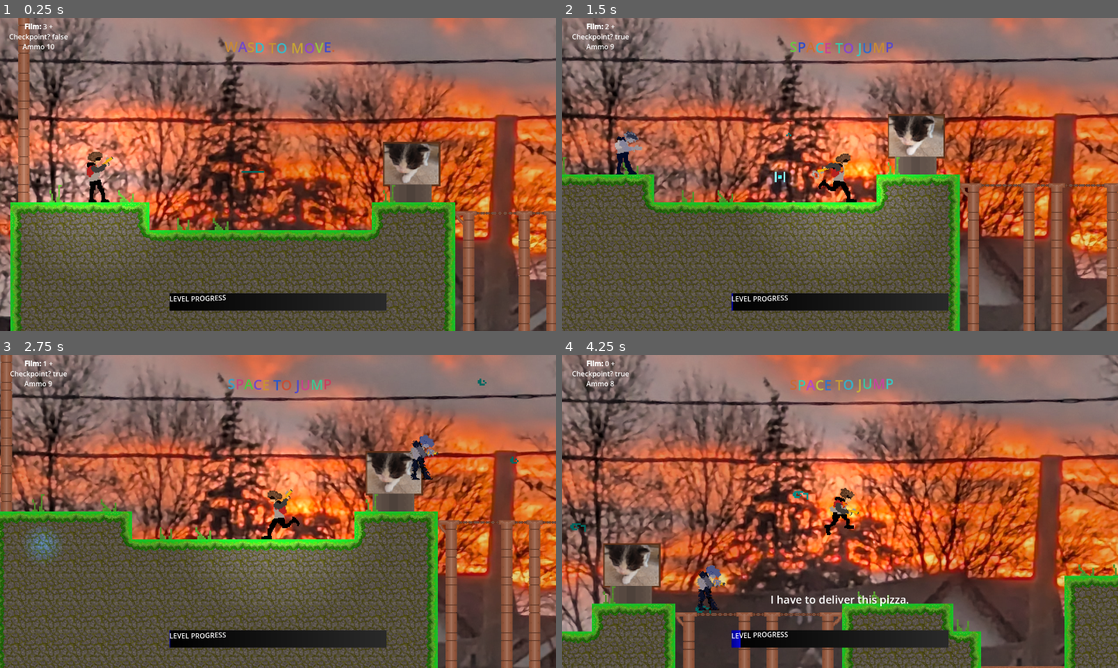
Above: before the commit, frames 1-4 (two rows, left to right).
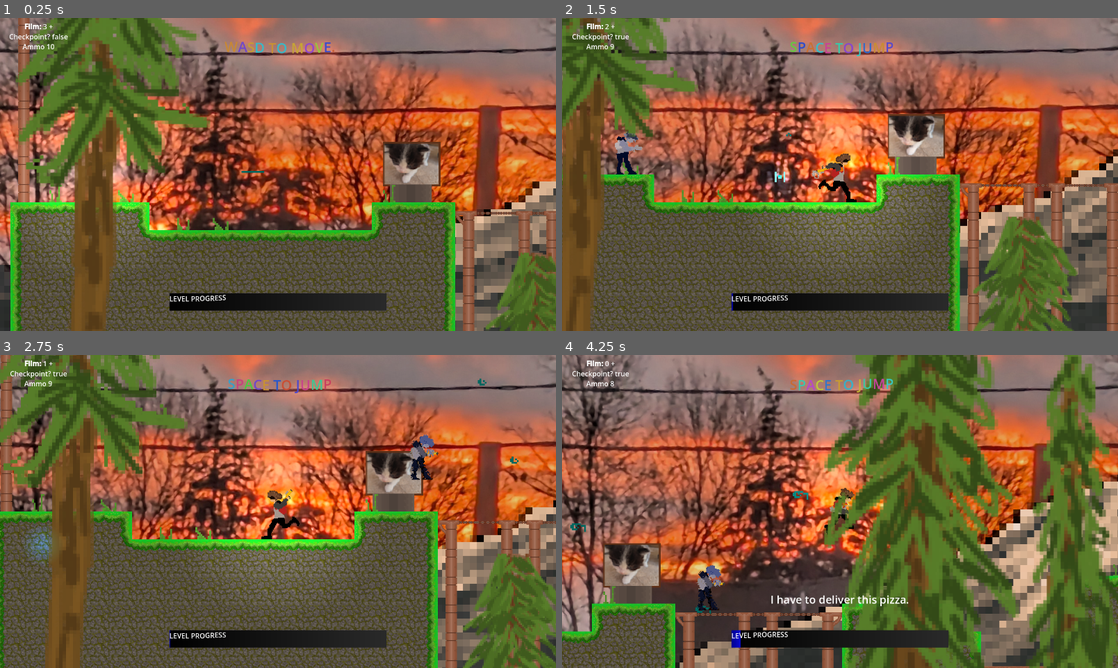
Above: after the commit, the same moments.

Repository: Kamedeco/HAVEN_JAW
Game: Godot game, scene res://scenes/world.tscn
Same seed, same stepped clock (60 frames per second), same inputs: the game is played once before the commit and once after it.
Inputs (mouse positions are in pixels of both pictures, inside the frame that each line leads up to):
- Up to frame 1 (0.25 s): no input
- Up to frame 2 (1.5 s): move the mouse to (962, 158) at 0.52 s; hold D (Right) from 0.53 s (still down); right-click (962, 158) at 0.6 s; tap Space (Jump) at 0.77 s; move the mouse to (728, 190) at 1.27 s; click (728, 190) at 1.35 s
- Up to frame 3 (2.75 s): tap Space (Jump) at 1.52 s; move the mouse to (333, 442) at 2.02 s; release D (Right) at 2.03 s; hold A (Left) from 2.03 s (still down); right-click (333, 442) at 2.1 s
- Up to frame 4 (4.25 s): move the mouse to (812, 574) at 2.77 s; release A (Left) at 2.78 s; hold D (Right) from 2.78 s (still down); click (812, 574) at 2.85 s; tap Space (Jump) at 3.02, 3.77 s; move the mouse to (1006, 558) at 3.52 s; right-click (1006, 558) at 3.6 s

The runs differ from the first frame. In frame 1, 51% of the frame differs, in the area x 0-100%, y 0-100%; in frame 2, 46%; in frame 3, 45%; in frame 4, 68%.

Commit message:
a

Diff:
--- a/scenes/world.tscn
+++ b/scenes/world.tscn
@@ -15,7 +15,12 @@
 [ext_resource type="Texture2D" uid="uid://bdm3d8reqw85w" path="res://Tile sets/CAT.png" id="13_jhx03"]
 [ext_resource type="AudioStream" uid="uid://btsosfijmft4a" path="res://assets/haven_sounds/Haven OST.mp3" id="14_o8fc1"]
 [ext_resource type="PackedScene" uid="uid://mxm4ogiqlneu" path="res://scenes/enemies.tscn" id="15_xo05s"]
+[ext_resource type="AudioStream" uid="uid://bt1xw3hbf65o2" path="res://assets/haven_sounds/haven_extended.mp3" id="16_7iits"]
 [ext_resource type="PackedScene" uid="uid://dwk28gyu3uu2j" path="res://scenes/WIND.tscn" id="16_dss4m"]
+[ext_resource type="Texture2D" uid="uid://buxy7jd45xvj0" path="res://assets/treesForeground2.png" id="17_7t5mc"]
+[ext_resource type="Texture2D" uid="uid://c71ctofkcy4rm" path="res://assets/treesForeground.png" id="18_lakw3"]
+[ext_resource type="Texture2D" uid="uid://rb5ib0eqi0u6" path="res://assets/forestback.png" id="19_pm21f"]
+[ext_resource type="Texture2D" uid="uid://dwdafn4a2ar88" path="res://assets/Firefly_RemoveBackground.png" id="20_2lf6f"]
 
 [sub_resource type="TileSetAtlasSource" id="TileSetAtlasSource_k0juu"]
 texture = ExtResource("4_k0juu")
@@ -3395,7 +3400,7 @@
 
 [node name="Parallax2D" type="Parallax2D" parent="." unique_id=1423774367]
 z_index = -4
-scroll_scale = Vector2(0.05, 0.05)
+scroll_scale = Vector2(0.02, 0.02)
 
 [node name="Sprite2D" type="Sprite2D" parent="Parallax2D" unique_id=494937965]
 position = Vector2(755, 632)
@@ -3426,7 +3431,7 @@
 autoplay = true
 
 [node name="AudioStreamPlayer" type="AudioStreamPlayer" parent="." unique_id=199458156]
-stream = ExtResource("14_o8fc1")
+stream = ExtResource("16_7iits")
 autoplay = true
 
 [node name="enemy" parent="." unique_id=1274718360 instance=ExtResource("15_xo05s")]
@@ -3442,5 +3447,160 @@
 
 [node name="AnimatedSprite2D5" parent="." unique_id=1910910730 instance=ExtResource("16_dss4m")]
 
+[node name="Parallax2D2" type="Parallax2D" parent="." unique_id=513587749]
+scroll_scale = Vector2(1.3, 1.3)
+
+[node name="Sprite2D" type="Sprite2D" parent="Parallax2D2" unique_id=1194680337]
+z_index = 1
+position = Vector2(67, 162)
+scale = Vector2(2, 2)
+texture = ExtResource("17_7t5mc")
+
+[node name="Sprite2D2" type="Sprite2D" parent="Parallax2D2" unique_id=77927915]
+z_index = 1
+position = Vector2(695, 245)
+scale = Vector2(2, 2)
+texture = ExtResource("17_7t5mc")
+
+[node name="Sprite2D3" type="Sprite2D" parent="Parallax2D2" unique_id=1181725830]
+z_index = 1
+position = Vector2(1320, 135)
+scale = Vector2(2, 2)
+texture = ExtResource("17_7t5mc")
+
+[node name="Sprite2D4" type="Sprite2D" parent="Parallax2D2" unique_id=750499130]
+z_index = 1
+position = Vector2(1569, 176)
+scale = Vector2(2, 2)
+texture = ExtResource("17_7t5mc")
+
+[node name="Sprite2D5" type="Sprite2D" parent="Parallax2D2" unique_id=2078078572]
+z_index = 1
+position = Vector2(3406, 148)
+scale = Vector2(2, 2)
+texture = ExtResource("17_7t5mc")
+
+[node name="Sprite2D6" type="Sprite2D" parent="Parallax2D2" unique_id=1661033159]
+z_index = 1
+position = Vector2(3630, 224)
+scale = Vector2(2, 2)
+texture = ExtResource("17_7t5mc")
+
+[node name="Sprite2D7" type="Sprite2D" parent="Parallax2D2" unique_id=326080186]
+z_index = 1
+position = Vector2(4507, 221)
+scale = Vector2(2, 2)
+texture = ExtResource("17_7t5mc")
+
+[node name="Sprite2D8" type="Sprite2D" parent="Parallax2D2" unique_id=210696563]
+z_index = 1
+position = Vector2(4932, 231)
+scale = Vector2(2, 2)
+texture = ExtResource("17_7t5mc")
+
+[node name="Sprite2D9" type="Sprite2D" parent="Parallax2D2" unique_id=550549065]
+z_index = 1
+position = Vector2(5923, 245)
+scale = Vector2(2, 2)
+texture = ExtResource("17_7t5mc")
+
+[node name="Sprite2D10" type="Sprite2D" parent="Parallax2D2" unique_id=1317553661]
+z_index = 1
+position = Vector2(6524, 179)
+scale = Vector2(2, 2)
+texture = ExtResource("17_7t5mc")
+
+[node name="Sprite2D11" type="Sprite2D" parent="Parallax2D2" unique_id=456565179]
+z_index = 1
+position = Vector2(6755, 245)
+scale = Vector2(2, 2)
+texture = ExtResource("17_7t5mc")
+
+[node name="Sprite2D12" type="Sprite2D" parent="Parallax2D2" unique_id=139700301]
+z_index = 1
+position = Vector2(7216, 167)
+scale = Vector2(2, 2)
+texture = ExtResource("17_7t5mc")
+
+[node name="Sprite2D13" type="Sprite2D" parent="Parallax2D2" unique_id=2139878428]
+z_index = 1
+position = Vector2(7606, 134)
+scale = Vector2(2, 2)
+texture = ExtResource("17_7t5mc")
+
+[node name="Sprite2D14" type="Sprite2D" parent="Parallax2D2" unique_id=72136084]
+z_index = 1
+position = Vector2(7956, 156)
+scale = Vector2(2, 2)
+texture = ExtResource("17_7t5mc")
+
+[node name="Sprite2D15" type="Sprite2D" parent="Parallax2D2" unique_id=393809379]
+z_index = 1
+position = Vector2(8462, 100)
+scale = Vector2(2, 2)
+texture = ExtResource("17_7t5mc")
+
+[node name="Sprite2D16" type="Sprite2D" parent="Parallax2D2" unique_id=2081277571]
+z_index = 1
+position = Vector2(8946, 167)
+scale = Vector2(2, 2)
+texture = ExtResource("17_7t5mc")
+
+[node name="Sprite2D17" type="Sprite2D" parent="Parallax2D2" unique_id=354657960]
+z_index = 1
+position = Vector2(9352, 95)
+scale = Vector2(2, 2)
+texture = ExtResource("17_7t5mc")
+
+[node name="Sprite2D18" type="Sprite2D" parent="Parallax2D2" unique_id=210095826]
+z_index = 1
+position = Vector2(9352, 95)
+scale = Vector2(2, 2)
+texture = ExtResource("17_7t5mc")
+
+[node name="TREE2" type="Sprite2D" parent="Parallax2D2" unique_id=1622694714]
+z_index = 4
+position = Vector2(100, -78)
+scale = Vector2(4, 4)
+texture = ExtResource("18_lakw3")
+
+[node name="TREE3" type="Sprite2D" parent="Parallax2D2" unique_id=409335279]
+z_index = 4
+position = Vector2(2429, 0)
+scale = Vector2(4, 4)
+texture = ExtResource("18_lakw3")
+
+[node name="TREE4" type="Sprite2D" parent="Parallax2D2" unique_id=916611012]
+z_index = 4
+position = Vector2(5247, -50)
+scale = Vector2(4, 4)
+texture = ExtResource("18_lakw3")
+
+[node name="TREE5" type="Sprite2D" parent="Parallax2D2" unique_id=1679453328]
+z_index = 4
+position = Vector2(8360, -62)
+scale = Vector2(4, 4)
+texture = ExtResource("18_lakw3")
+
+[node name="Parallax2D3" type="Parallax2D" parent="." unique_id=768703495]
+scroll_scale = Vector2(0.3, 0.3)
+scroll_offset = Vector2(2068, 0)
+
+[node name="Sprite2D" type="Sprite2D" parent="Parallax2D3" unique_id=1308449283]
+z_index = -3
+position = Vector2(-59, 316)
+scale = Vector2(8, 8)
+texture = ExtResource("19_pm21f")
+
+[node name="Parallax2D4" type="Parallax2D" parent="." unique_id=1858660171]
+scroll_scale = Vector2(0.4, 0.4)
+scroll_offset = Vector2(2, 140)
+
+[node name="Sprite2D2" type="Sprite2D" parent="Parallax2D4" unique_id=1444545988]
+z_index = -4
+position = Vector2(3091, 156)
+scale = Vector2(8, 8)
+texture = ExtResource("20_2lf6f")
+
 [connection signal="animation_finished" from="Ui/Dialogue/AnimationPlayer" to="." method="_on_animation_player_animation_finished"]
 [connection signal="timeout" from="Timer" to="." method="_on_timer_timeout"]
Not shown, changed: assets/haven_sounds/haven_extended.mp3.import
